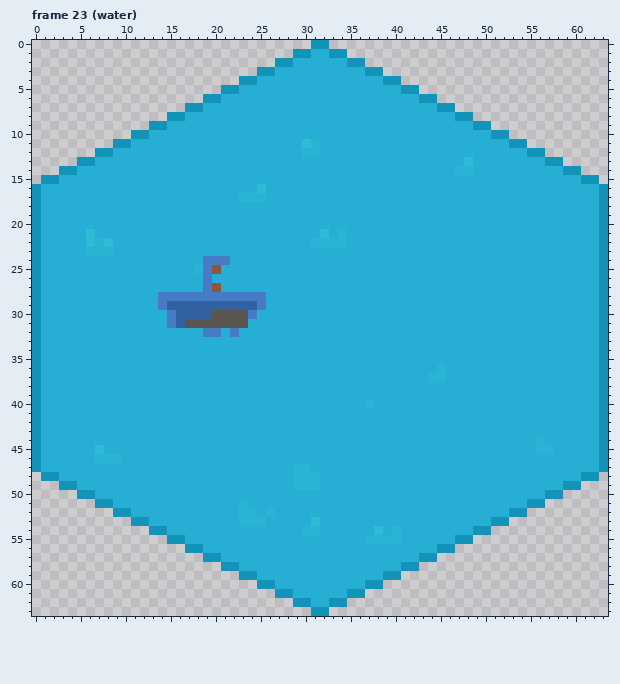
Pixel-art file -- aseprite/tiles.aseprite. Above is the file before it was changed.
64x64 pixels, 32 frames. Colours within 5 levels of each other are drawn and written as one. Shown: frame 23 (water). The commit also changed other frames, which this record leaves out.
After the commit:
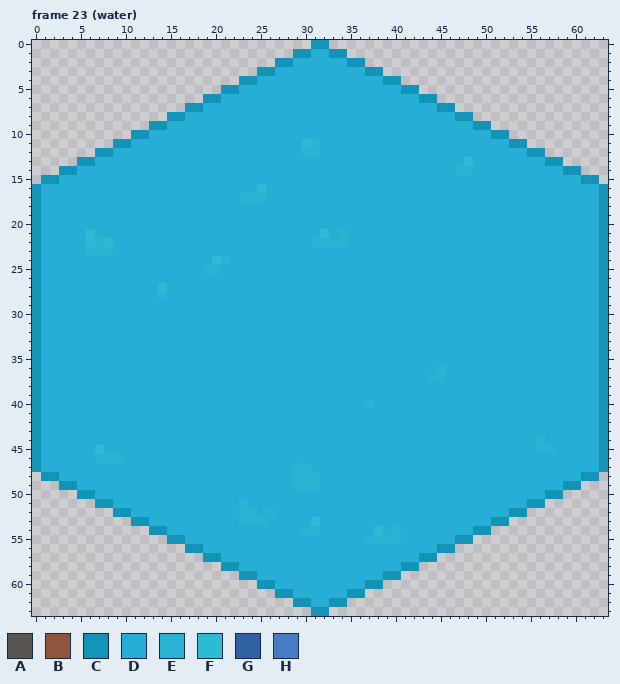
Palette (. is transparent): A #595652  B #8f563b  C #1393b8  D #27aed5  E #29b4d6  F #2dbcd6  G #3161a3  H #467cc6
The edit:
Frame 23 (water), layer "Base":
y 24: x 19..21 HHH -> DFE
y 25: x 18..20 EHB -> DEE
y 26: x 19 H -> D
y 27: x 14 D -> F; x 19..20 HB -> DD
y 28: x 14..25 HHHHHHHHHHHH -> EDDDDDDDDDDD
y 29: x 14..25 HGGGGGGGGGGH -> DDDDDDDDDDDD
y 30: x 15..24 HGGGGAAAAH -> DDDDDDDDDD
y 31: x 15..23 HGAAAAAAA -> DDDDDDDDD
y 32: x 19..20 HH -> DD; x 22 H -> D
Changed places in both pictures, as pixel boxes (x1, y1, x2, y2):
changed: (158, 256, 266, 337)
